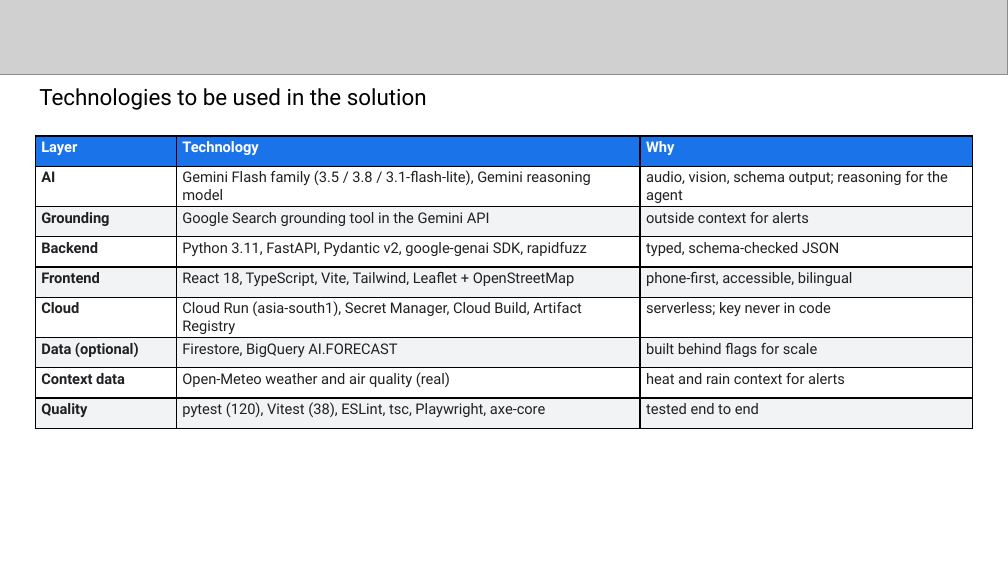
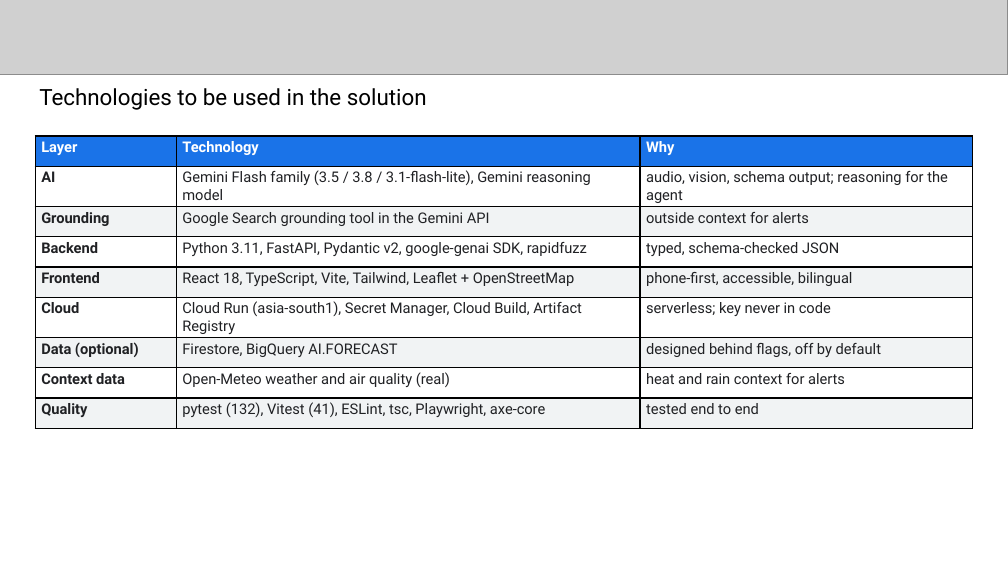
Before and after one commit to thebigsurf/firstsign-buildathon, a slide deck: slide 8 of docs/submission/FirstSign_Final_Submission.pptx. Drawn at 1008x567 pixels with LibreOffice and Linux fonts; fonts in the diff are those of the drawing; grey boxes stand for pictures. Boxes give left, top, right and bottom in pixels: in the first picture for what was removed or moved away, otherwise in the second. Text is boxed around its words. In the diff, an @@ line names an element or a change of style, - is before the commit and + after.

```diff
--- a/docs/submission/FirstSign_Final_Submission.pptx
+++ b/docs/submission/FirstSign_Final_Submission.pptx
@@ table at [35, 136, 973, 421] @@
-row 7, column 3: built behind flags for scale
+row 7, column 3: designed behind flags, off by default
-row 9, column 2: pytest (120), Vitest (38), ESLint, tsc, Playwright, axe-core
+row 9, column 2: pytest (132), Vitest (41), ESLint, tsc, Playwright, axe-core
```
Also in this commit, not shown: 3 other slides changed, 12 other files.
